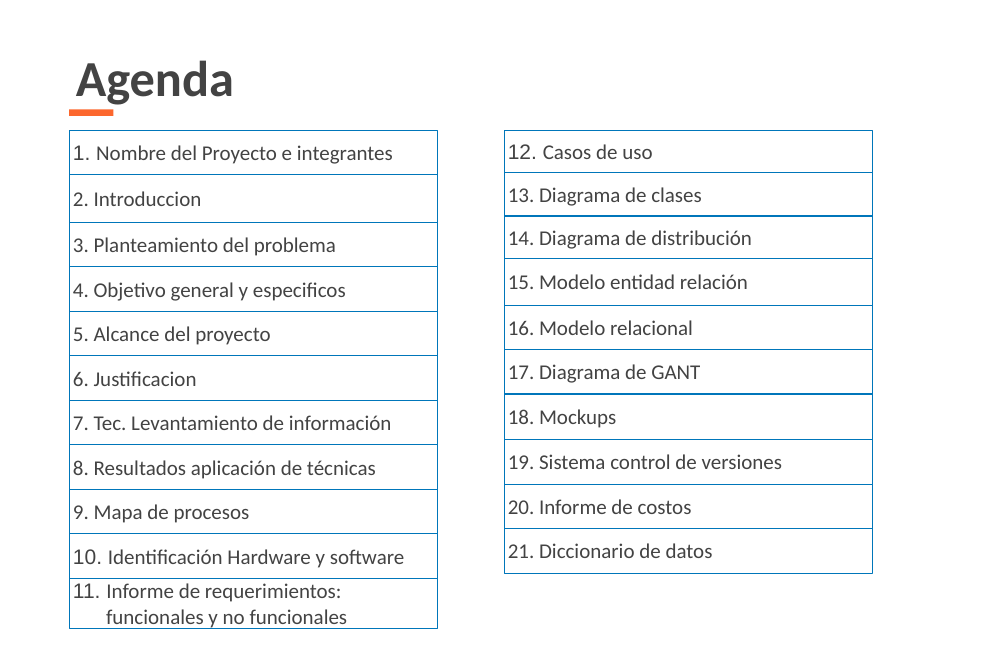
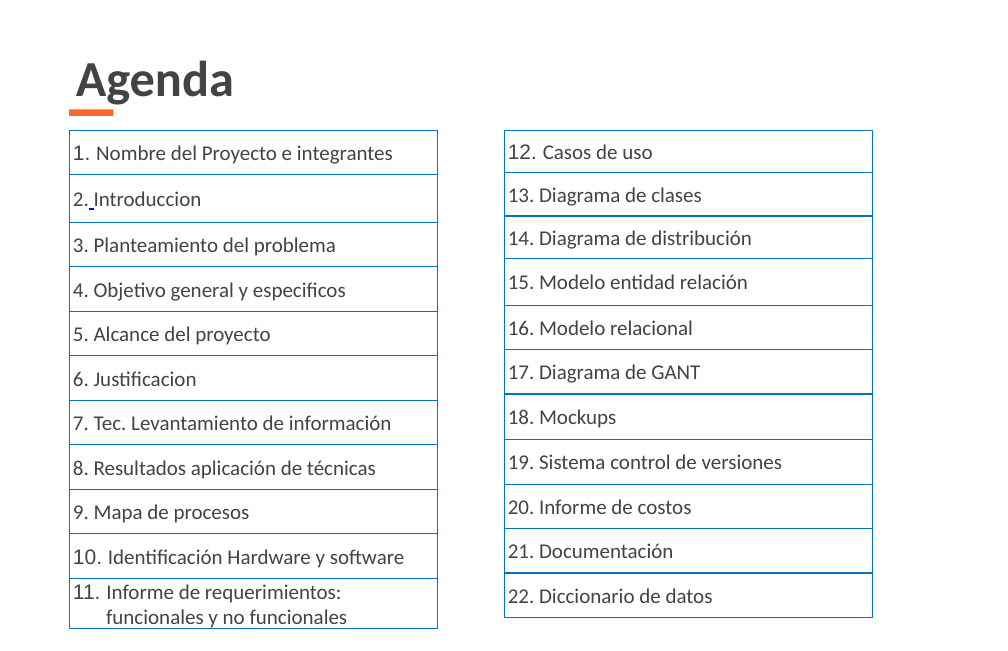
Before and after one commit to juanpa2723/INVENTARIO, a slide deck: slide 3 of Proyecto Inventario PDF/Proyecto Inventario.pptx (slide 4 before the commit). Drawn at 1008x651 pixels with LibreOffice and Linux fonts; fonts in the diff are those of the drawing; background and template pictures are left out. Boxes give left, top, right and bottom in pixels: in the first picture for what was removed or moved away, otherwise in the second. Text is boxed around its words. In the diff, an @@ line names an element or a change of style, - is before the commit and + after.

```diff
--- a/Proyecto Inventario PDF/Proyecto Inventario.pptx
+++ b/Proyecto Inventario PDF/Proyecto Inventario.pptx
@@ text in rectangle at (x1=508, y1=543, x2=673, y2=558): text changed @@
-21. Diccionario de datos
+21. Documentación
@@ rectangle added at (x1=504, y1=573, x2=872, y2=617), outline #0076BA 0.5 pt, 40 pt, text #434343 @@
+22. Diccionario de datos
```
Also in this commit, not shown: 18 other slides changed, 2 slides added, 15 slides removed.
